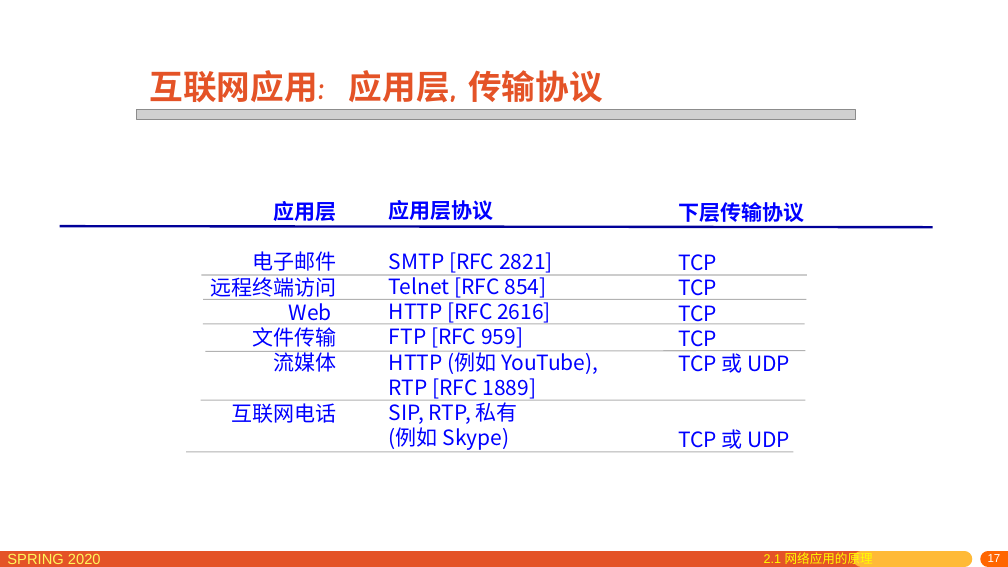
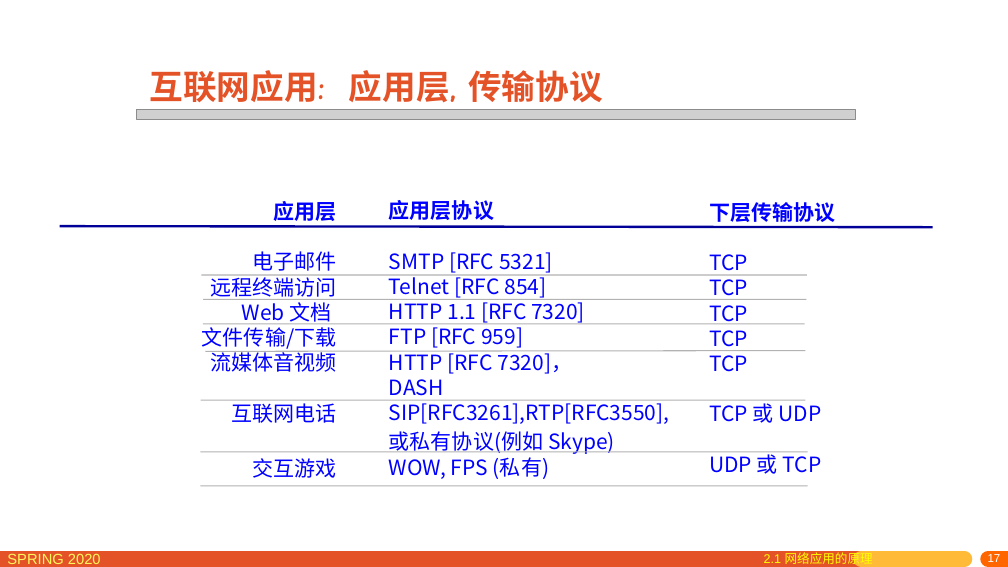
Before and after one commit to network-distributed/presentations, a slide deck: slide 17 of chapter2_cn.pptx. Drawn at 1008x567 pixels with LibreOffice and Linux fonts; fonts in the diff are those of the drawing; grey boxes stand for pictures. Boxes give left, top, right and bottom in pixels: in the first picture for what was removed or moved away, otherwise in the second. Text is boxed around its words. In the diff, an @@ line names an element or a change of style, - is before the commit and + after.

```diff
--- a/chapter2_cn.pptx
+++ b/chapter2_cn.pptx
@@ text "下层传输协议": place and size @@
-text "下层传输协议" at bbox=[678, 202, 804, 452]
+text "下层传输协议" at bbox=[709, 202, 835, 474]
@@ text "应用层": place and size @@
-text "应用层" at bbox=[210, 201, 336, 423]
+text "应用层" at bbox=[202, 201, 336, 478]
@@ text at bbox=[389, 252, 553, 273]: text changed @@
-SMTP [RFC 2821]
+SMTP [RFC 5321]
@@ text at bbox=[202, 299, 336, 372]: text changed @@
-Web
-文件传输
-流媒体
+Web 文档
+文件传输/下载
+流媒体音视频
@@ text at bbox=[389, 299, 585, 324]: text changed @@
-HTTP [RFC 2616]
+HTTP 1.1 [RFC 7320]
@@ text at bbox=[389, 350, 670, 479]: text changed @@
-HTTP (例如 YouTube),
-RTP [RFC 1889]
-SIP, RTP, 私有
-(例如 Skype)
+HTTP [RFC 7320]，
+DASH
+SIP[RFC3261],RTP[RFC3550],
+或私有协议(例如 Skype)
+WOW, FPS (私有)
@@ text at bbox=[709, 350, 748, 372]: paragraph added @@
+TCP
@@ line moved from (186, 452) - (793, 452) to (200, 452) - (808, 452) @@
@@ text at bbox=[252, 458, 336, 478]: paragraph added @@
+交互游戏
@@ text at bbox=[709, 451, 822, 474]: text changed @@
-TCP 或 UDP
+UDP 或 TCP
@@ line added from (200, 486) to (808, 486), #B2B2B2 1 pt @@
```
Also in this commit, not shown: 31 other slides changed, 6 slides added, 1 other file.
